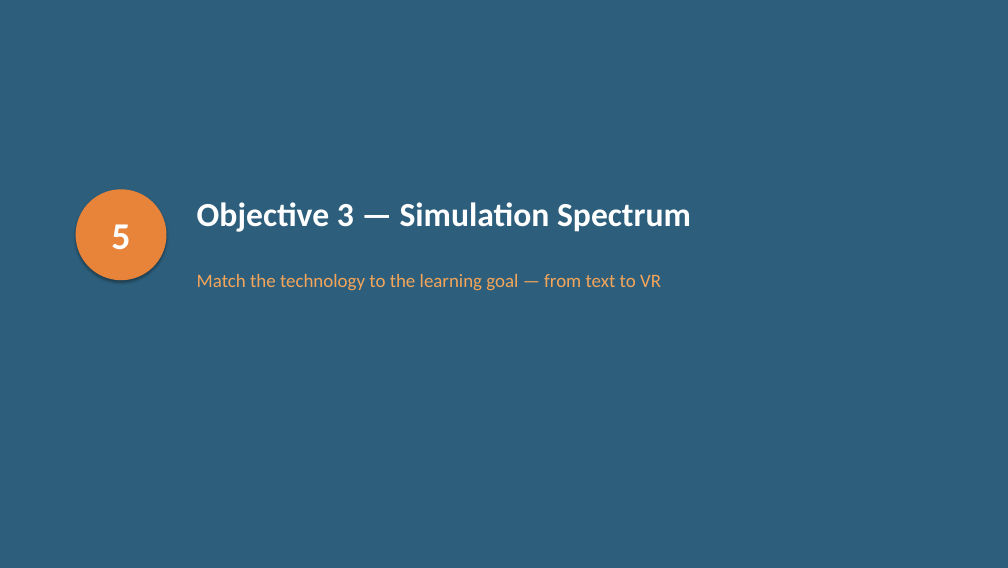
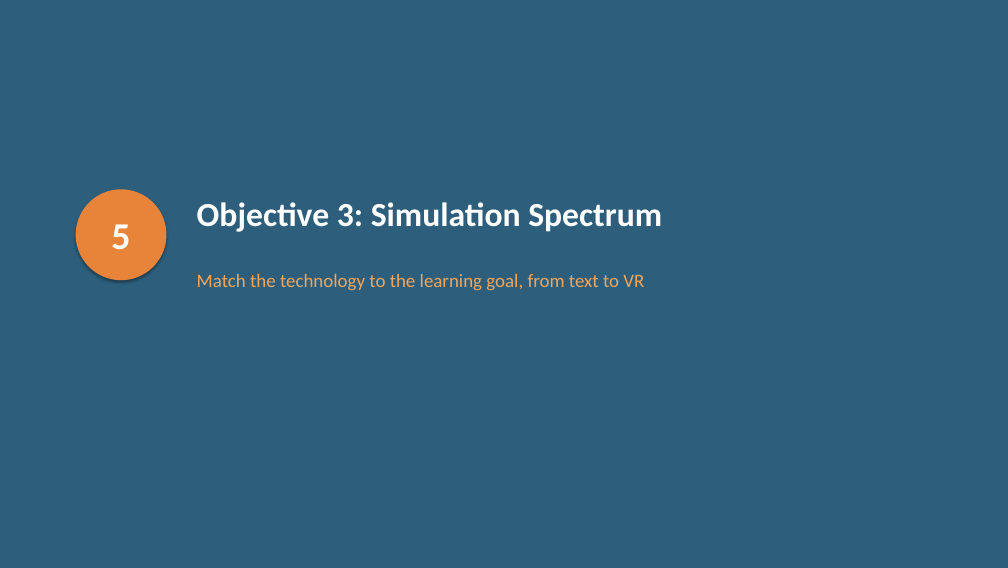
Before and after one commit to diana-brewer/digital-learning-unlocked, a slide deck: slide 14 of Digital Learning Unlocked - Slide Deck.pptx (slide 16 before the commit). Drawn at 1008x568 pixels with LibreOffice and Linux fonts; fonts in the diff are those of the drawing. Boxes give left, top, right and bottom in pixels: in the first picture for what was removed or moved away, otherwise in the second. Text is boxed around its words. In the diff, an @@ line names an element or a change of style, - is before the commit and + after.

```diff
--- a/Digital Learning Unlocked - Slide Deck.pptx
+++ b/Digital Learning Unlocked - Slide Deck.pptx
@@ text at bbox=[197, 202, 662, 232]: text changed @@
-Objective 3 — Simulation Spectrum
+Objective 3: Simulation Spectrum
@@ text at bbox=[197, 274, 644, 291]: text changed @@
-Match the technology to the learning goal — from text to VR
+Match the technology to the learning goal, from text to VR
```
Also in this commit, not shown: 17 other slides changed, 1 slide added, 4 slides removed, 3 other files.
